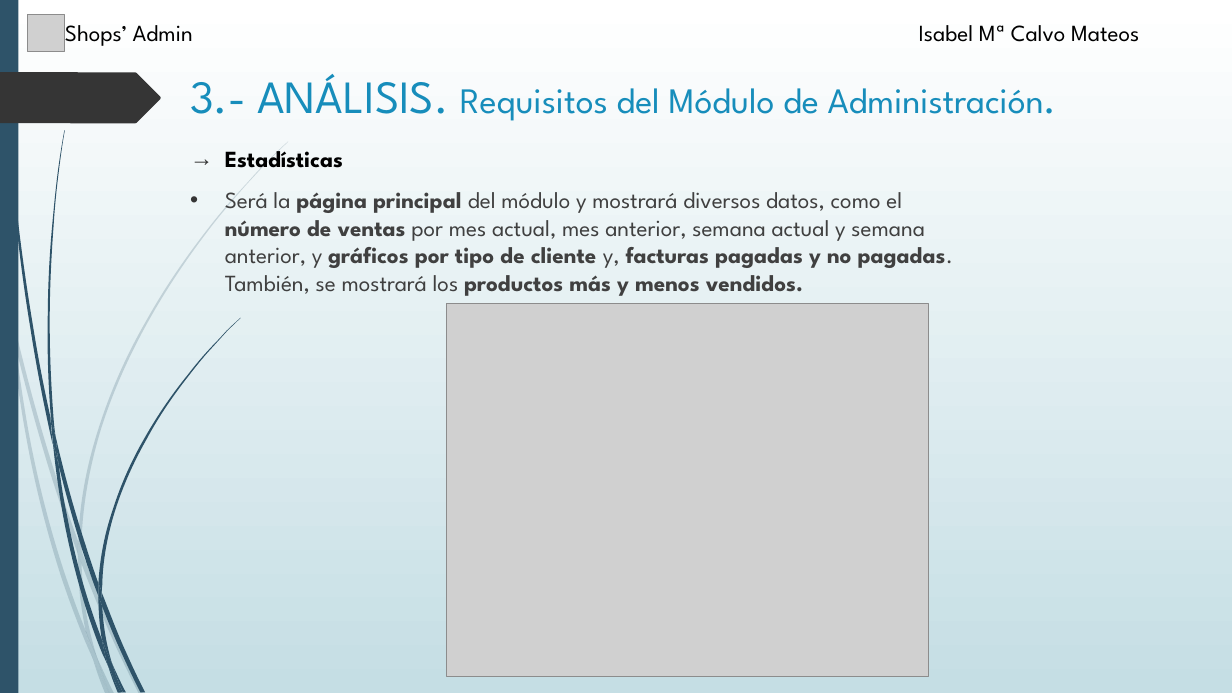
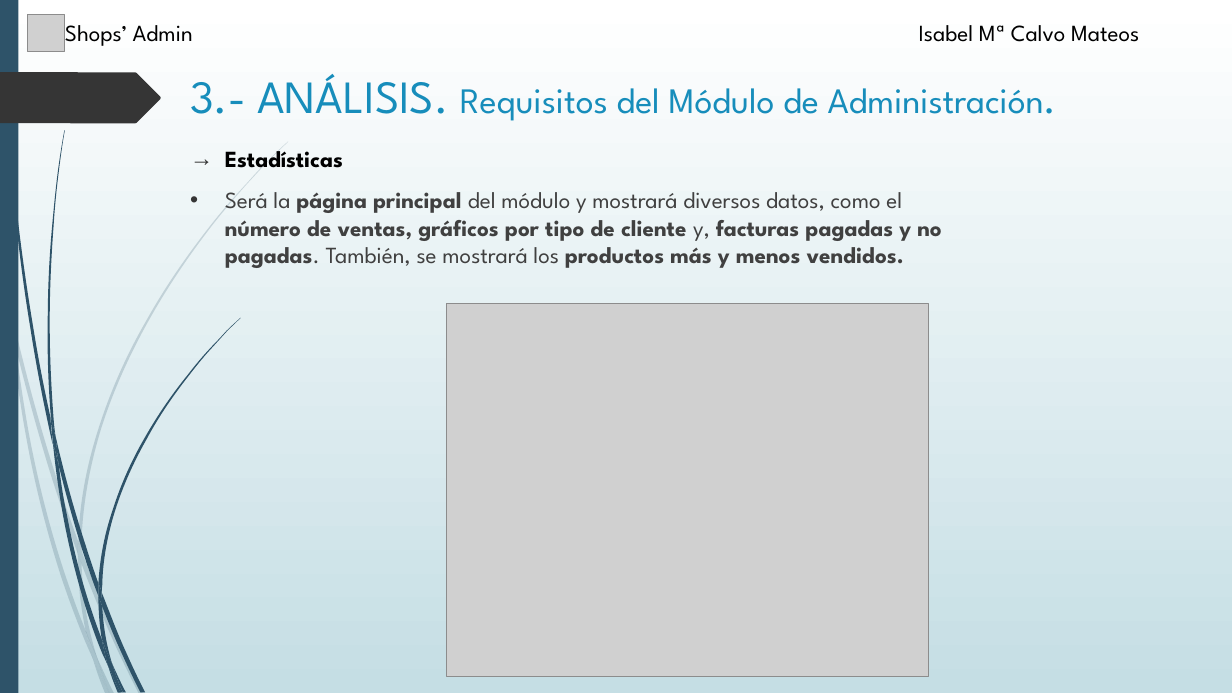
Before and after one commit to isacm94/Proyecto, a slide deck: slide 9 of Alumno/Defensa-Proyecto/Presentación.pptx. Drawn at 1232x693 pixels with LibreOffice and Linux fonts; fonts in the diff are those of the drawing; grey boxes stand for pictures. Boxes give left, top, right and bottom in pixels: in the first picture for what was removed or moved away, otherwise in the second. Text is boxed around its words. In the diff, an @@ line names an element or a change of style, - is before the commit and + after.

```diff
--- a/Alumno/Defensa-Proyecto/Presentación.pptx
+++ b/Alumno/Defensa-Proyecto/Presentación.pptx
@@ text at (x1=225, y1=192, x2=942, y2=268): text changed; bold on @@
-• Será la página principal del módulo y mostrará diversos datos, como el número de ventas por mes actual, mes anterior, semana actual y semana anterior, y gráficos por tipo de cliente y, facturas pagadas y no pagadas. También, se mostrará los productos más y menos vendidos.
+• Será la página principal del módulo y mostrará diversos datos, como el número de ventas, gráficos por tipo de cliente y, facturas pagadas y no pagadas. También, se mostrará los productos más y menos vendidos.
```
Also in this commit, not shown: 7 other slides changed, 11 other files.
